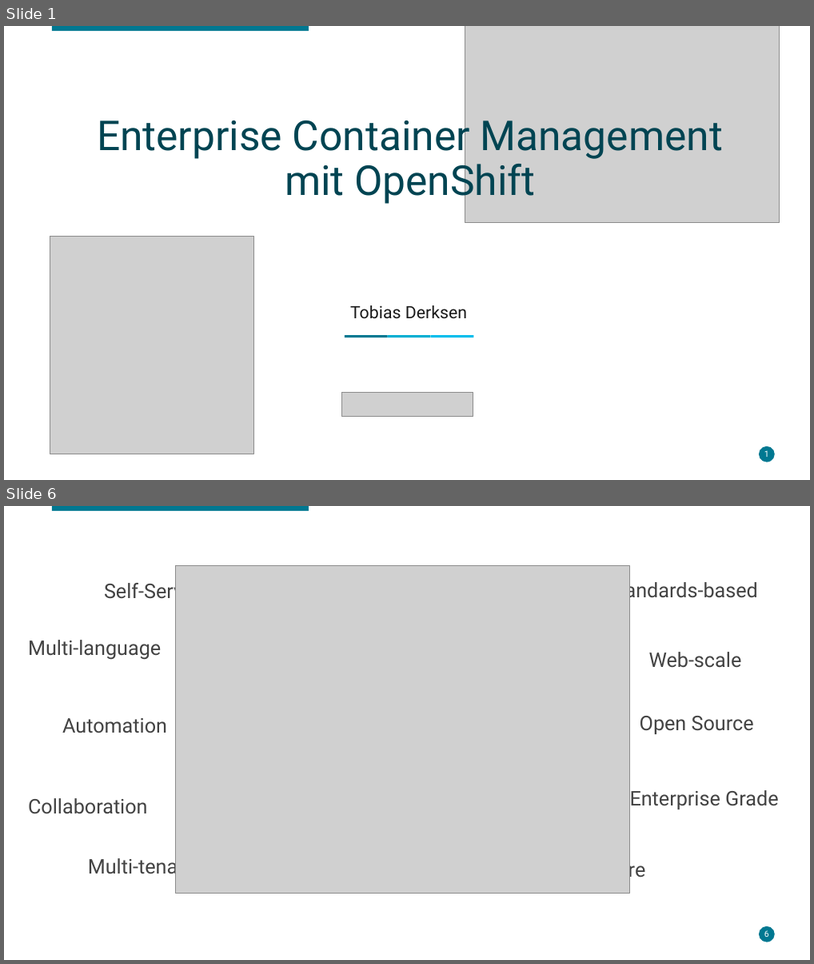
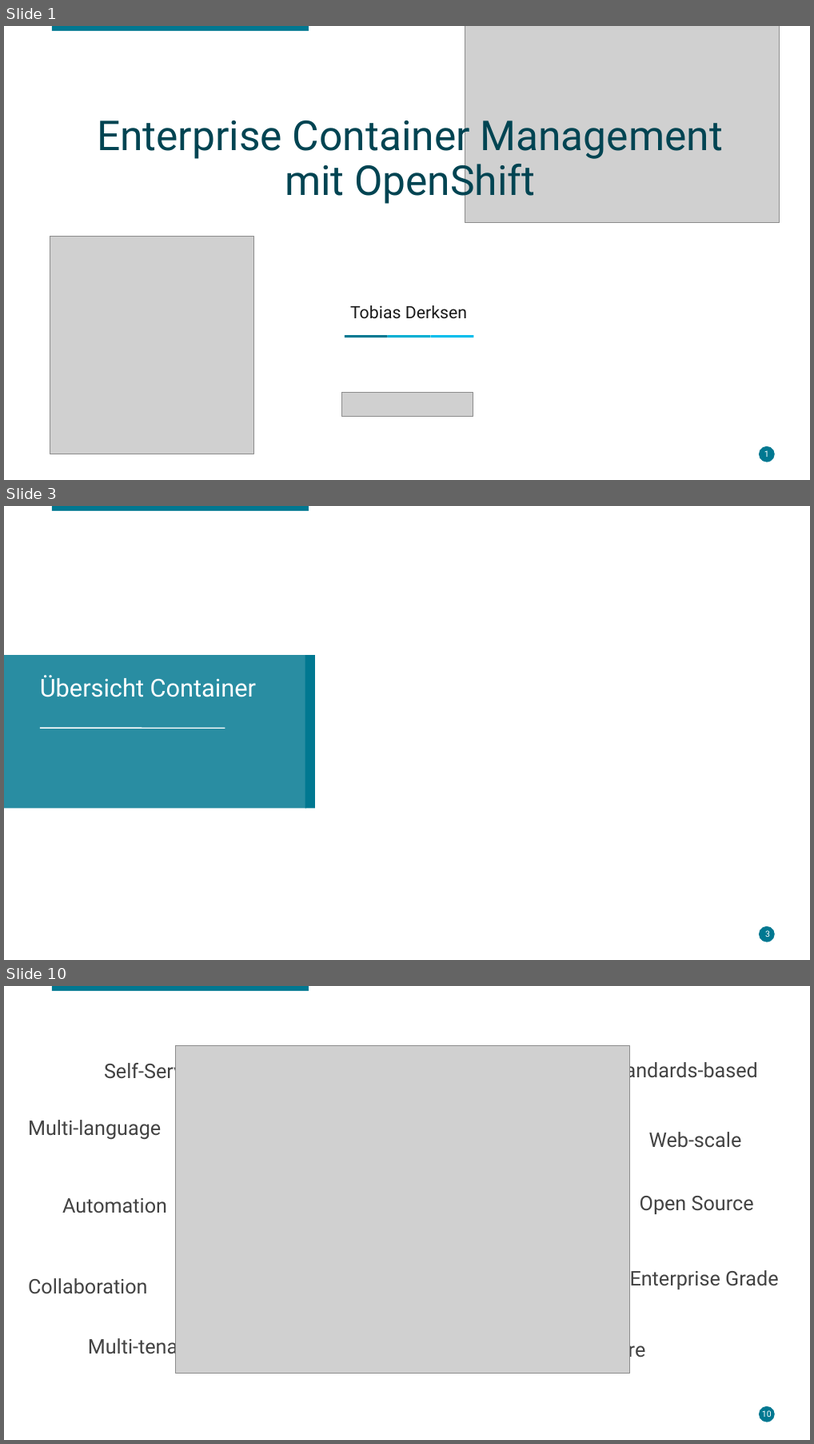
Before and after one commit to lukeelten/openshift-slac, a slide deck: Enterprise Container Management.odp. Shown one above the other, each under a label of ours: slides 1 and 6 before the commit, slides 1, 3 and 10 after it; the slides between them are not shown. The pictures are 814x964 and 814x1444 pixels, drawn with LibreOffice and Linux fonts; fonts in the diff are those of the drawing; grey boxes stand for pictures; background and template pictures are left out. Boxes give left, top, right and bottom in pixels: in the first picture for what was removed or moved away, otherwise in the second. Text is boxed around its words. In the diff, an @@ line names an element or a change of style, - is before the commit and + after.

```diff
--- a/Enterprise Container Management.odp
+++ b/Enterprise Container Management.odp
@@ slide 3 added at [4, 506, 810, 960], background #FFFFFF @@
@@ rectangle added at [51, 506, 309, 511], fill #007891 @@
@@ rectangle added at [4, 655, 306, 808], fill #007891 at 84% opacity @@
@@ rectangle added at [306, 655, 315, 808], fill #007891 @@
@@ text added at [40, 675, 256, 697], 22 pt, text #FFFFFF @@
+Übersicht Container
@@ line added from (40, 728) to (225, 728), #FFFFFF 0.99 pt @@
@@ page number added at [755, 931, 760, 936], 7.5 pt, text #FFFFFF @@
+3
@@ ellipse added at [758, 926, 775, 942], fill #007891 @@
@@ page number added at [766, 930, 770, 936], 7.5 pt, text #FFFFFF @@
+3
@@ what was slide 6 is now slide 10 @@
@@ page number at [762, 1410, 772, 1416]: text changed @@
-6
+10
```
Also in this commit, not shown: 2 slides changed, 7 other slides added, 5 slides removed, 6 other files.
